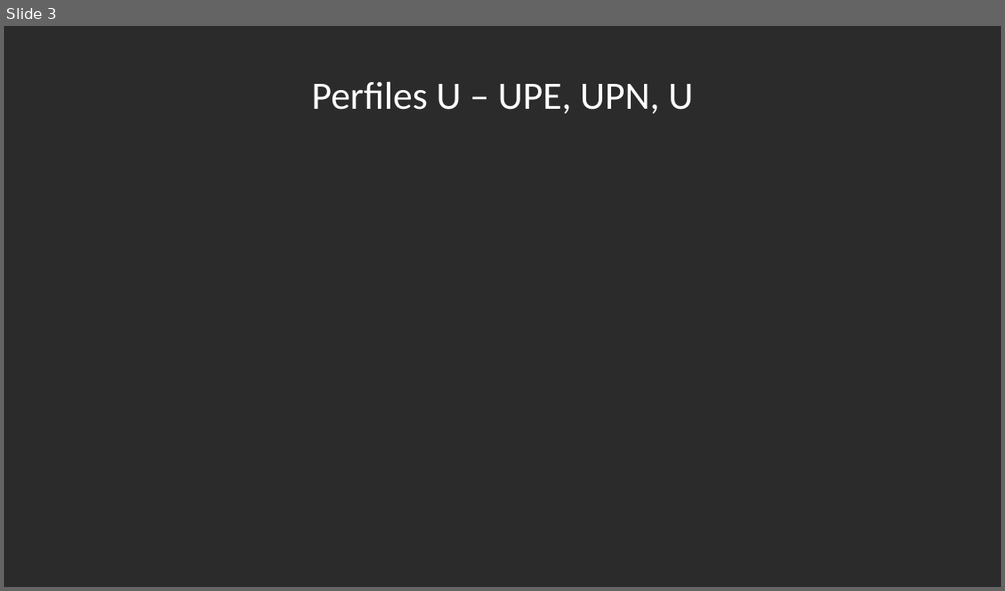
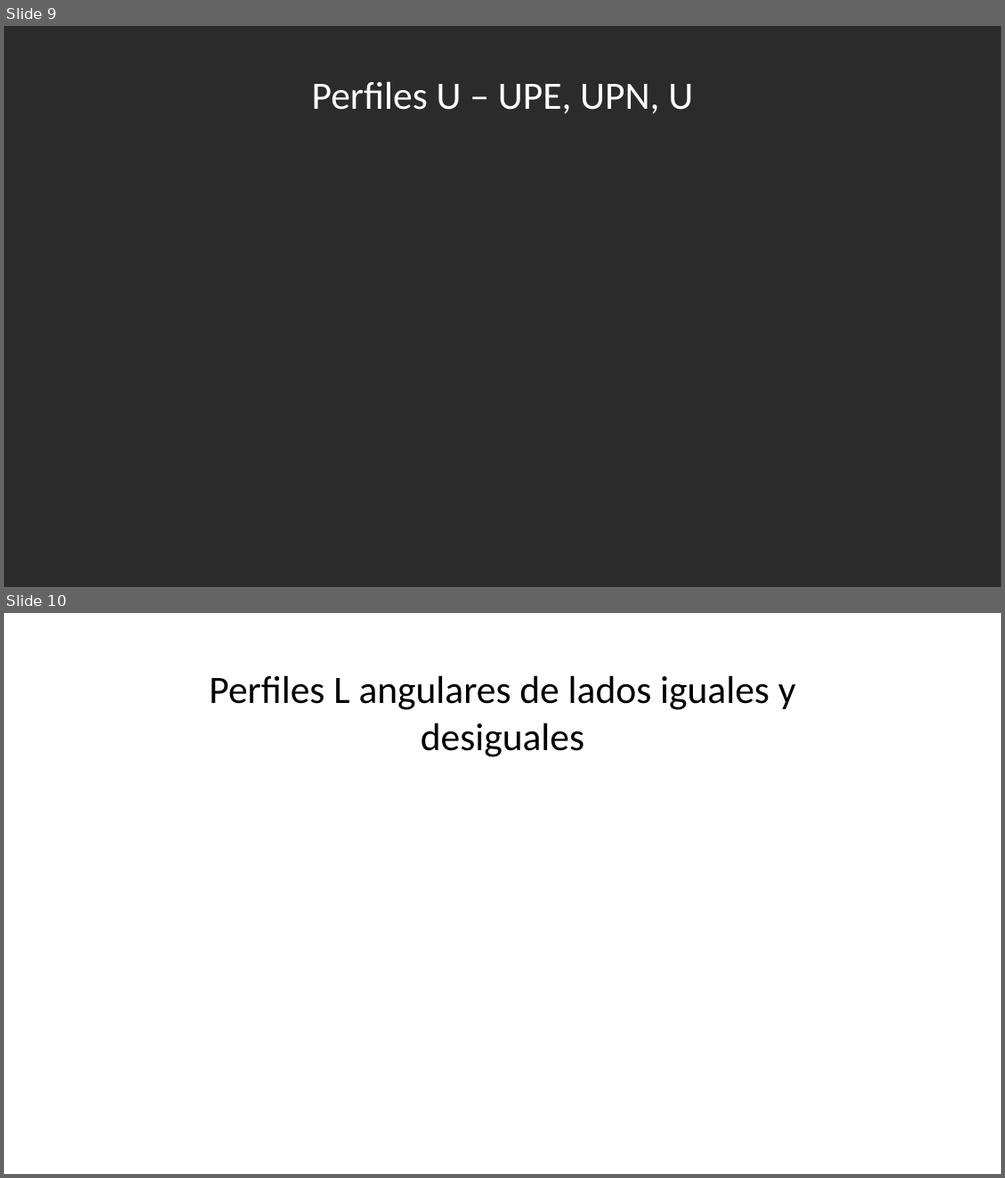
Before and after one commit to DanielPulido026/Carpinteria, a slide deck: Perfiles metalicos.pptx. Shown one above the other, each under a label of ours: slide 3 before the commit, slides 9 and 10 after it. The pictures are 1005x591 and 1005x1178 pixels, drawn with LibreOffice and Linux fonts; fonts in the diff are those of the drawing; background and template pictures are left out; a plain dark background stands for a picture behind light text. Boxes give left, top, right and bottom in pixels: in the first picture for what was removed or moved away, otherwise in the second. Text is boxed around its words. In the diff, an @@ line names an element or a change of style, - is before the commit and + after.

```diff
--- a/Perfiles metalicos.pptx
+++ b/Perfiles metalicos.pptx
@@ slide 10 added at <box>4,613,1001,1174</box>, background picture (left out) @@
@@ text added at <box>209,675,796,757</box>, 28 pt, text #000000 @@
+Perfiles L angulares de lados iguales y desiguales
@@ what was slide 3 is now slide 9 @@
```
Also in this commit, not shown: 10 other slides added, 1 slide removed.
